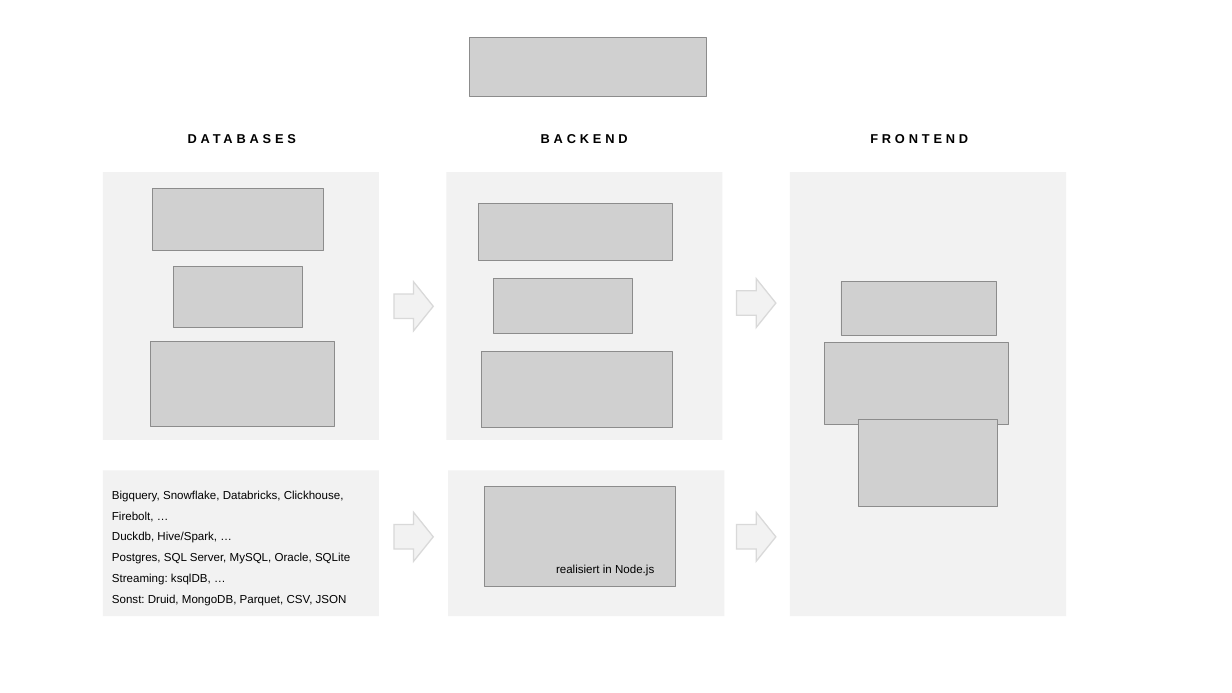
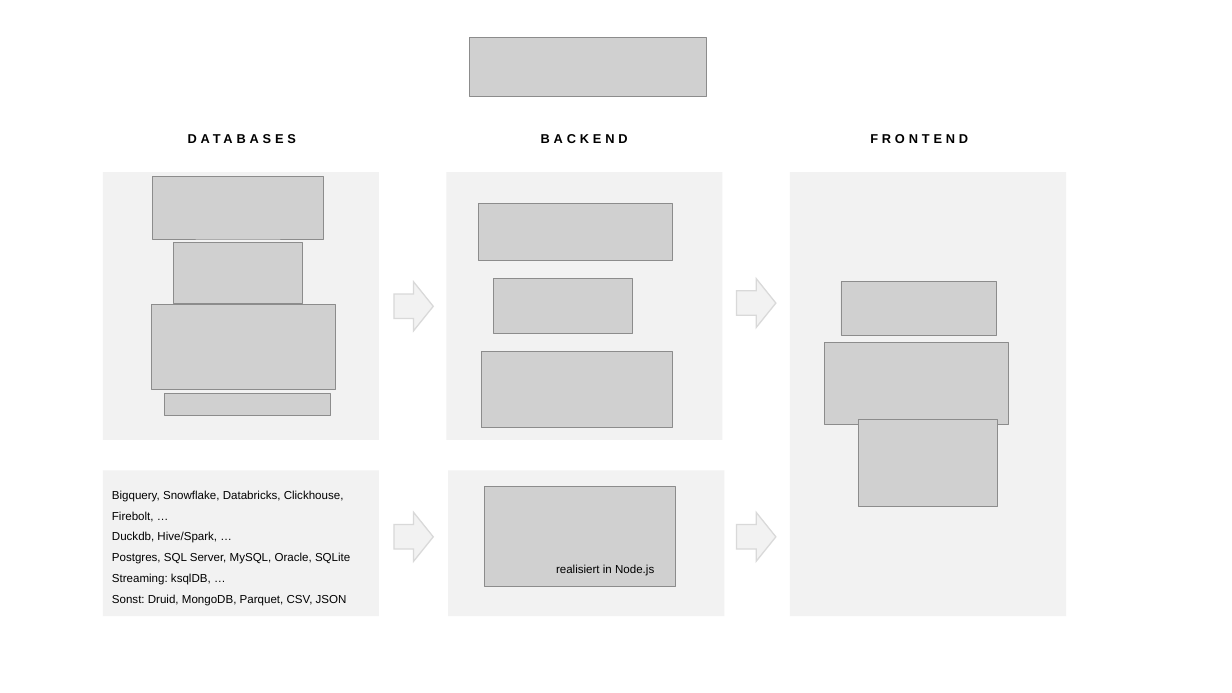
Before and after one commit to markuskolp/plainbi, a slide deck: slide 1 of misc/plainbi_stack.pptx. Drawn at 1232x693 pixels with LibreOffice and Linux fonts; fonts in the diff are those of the drawing; grey boxes stand for pictures. Boxes give left, top, right and bottom in pixels: in the first picture for what was removed or moved away, otherwise in the second. Text is boxed around its words. In the diff, an @@ line names an element or a change of style, - is before the commit and + after.

```diff
--- a/misc/plainbi_stack.pptx
+++ b/misc/plainbi_stack.pptx
@@ picture: place and size @@
-picture at <box>152,189,323,251</box>
+picture at <box>152,177,323,239</box>
@@ picture: place and size @@
-picture at <box>174,267,303,328</box>
+picture at <box>174,242,303,303</box>
@@ picture: place and size @@
-picture at <box>151,342,335,426</box>
+picture at <box>152,305,336,389</box>
@@ picture added at <box>165,394,331,415</box> @@
```
Also in this commit, not shown: 1 other file.
